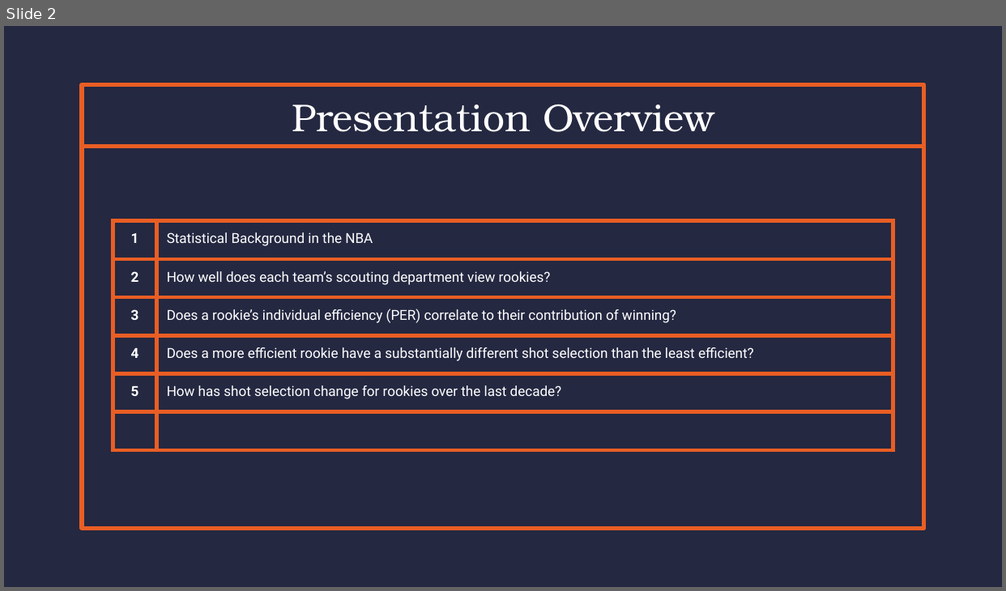
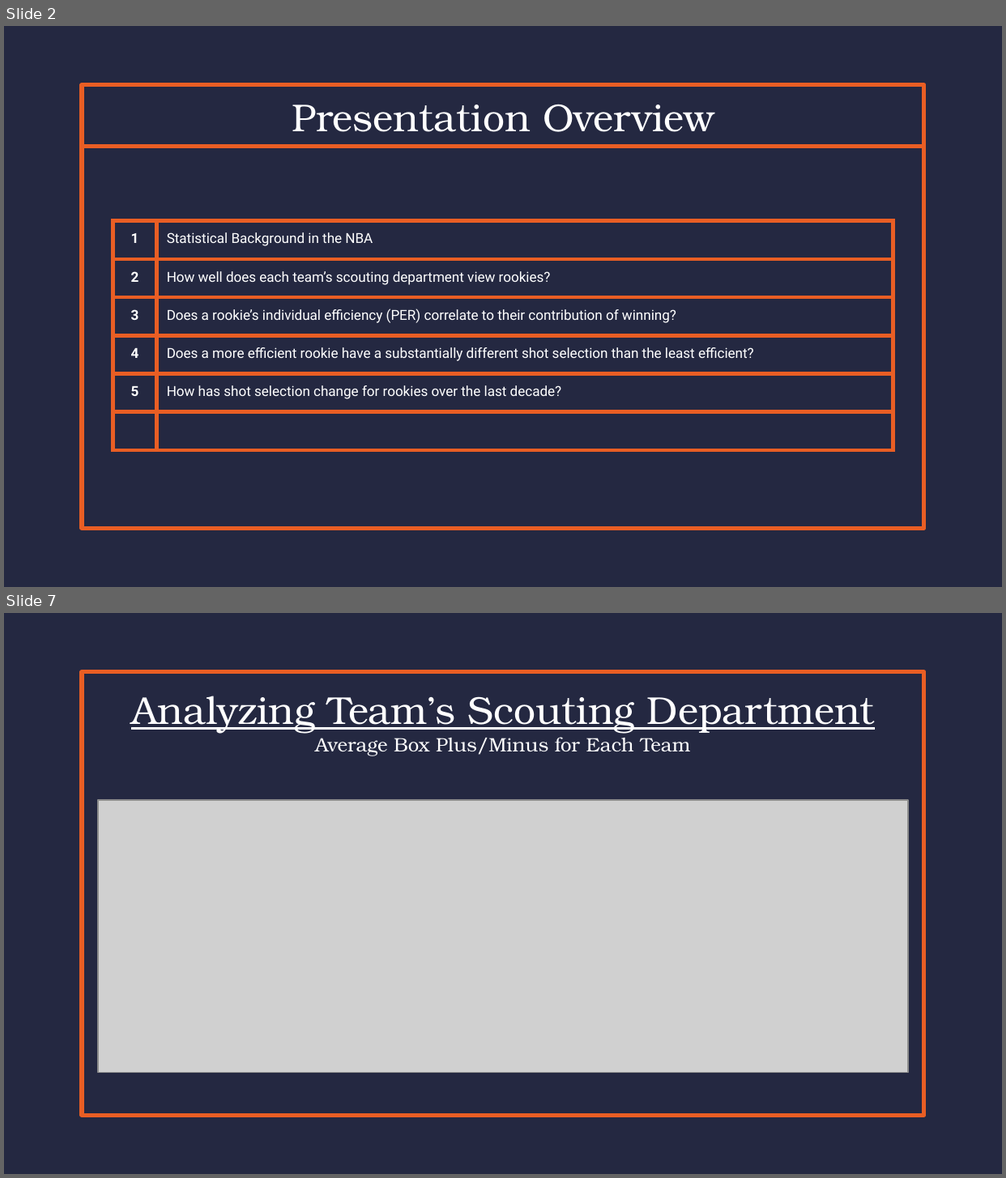
Before and after one commit to Zavello/capstone_DA12_NBA, a slide deck: CapStone Presentation.pptx. Shown one above the other, each under a label of ours: slide 2 before the commit, slides 2 and 7 after it; the slides between them are not shown. The pictures are 1006x591 and 1006x1178 pixels, drawn with LibreOffice and Linux fonts; fonts in the diff are those of the drawing; grey boxes stand for pictures. Boxes give left, top, right and bottom in pixels: in the first picture for what was removed or moved away, otherwise in the second. Text is boxed around its words. In the diff, an @@ line names an element or a change of style, - is before the commit and + after.

```diff
--- a/CapStone Presentation.pptx
+++ b/CapStone Presentation.pptx
@@ slide 7 added at <box>4,613,1002,1174</box>, background #242841; not listed: 1 template element that a slide beside it also shows @@
@@ text added at <box>131,696,875,756</box>, 28 pt, text #FFFFFF, underline @@
+Analyzing Team’s Scouting Department
+Average Box Plus/Minus for Each Team
@@ picture added at <box>98,799,908,1072</box> @@
```
Also in this commit, not shown: 7 other slides added, 2 slides removed, 5 other files.
